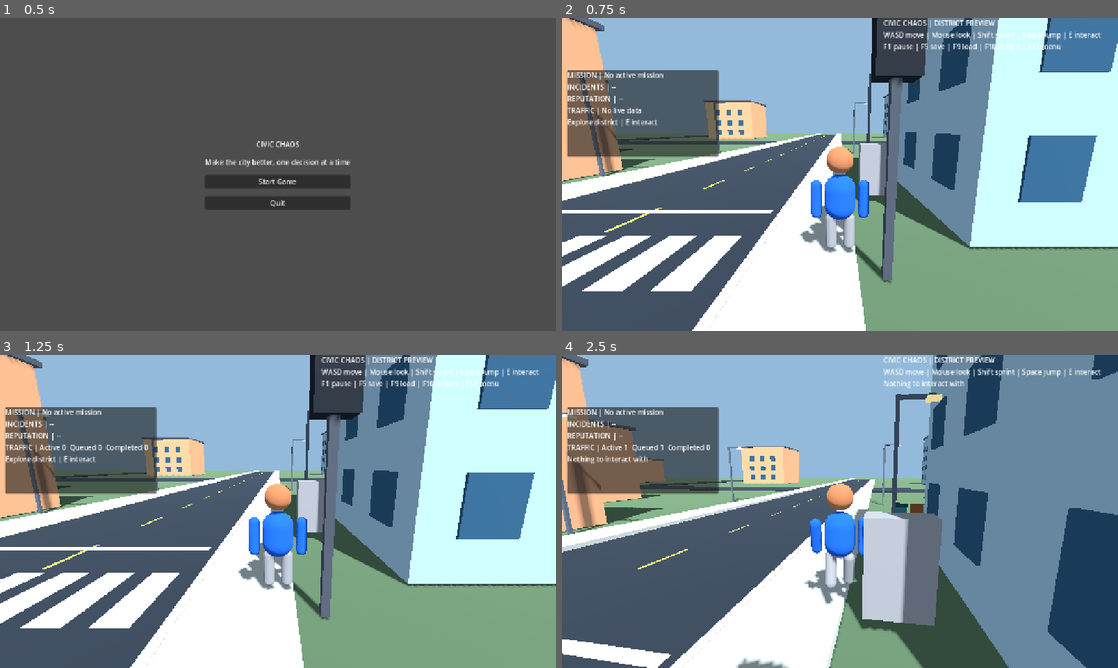
Above: before the commit, frames 1-4 (two rows, left to right).
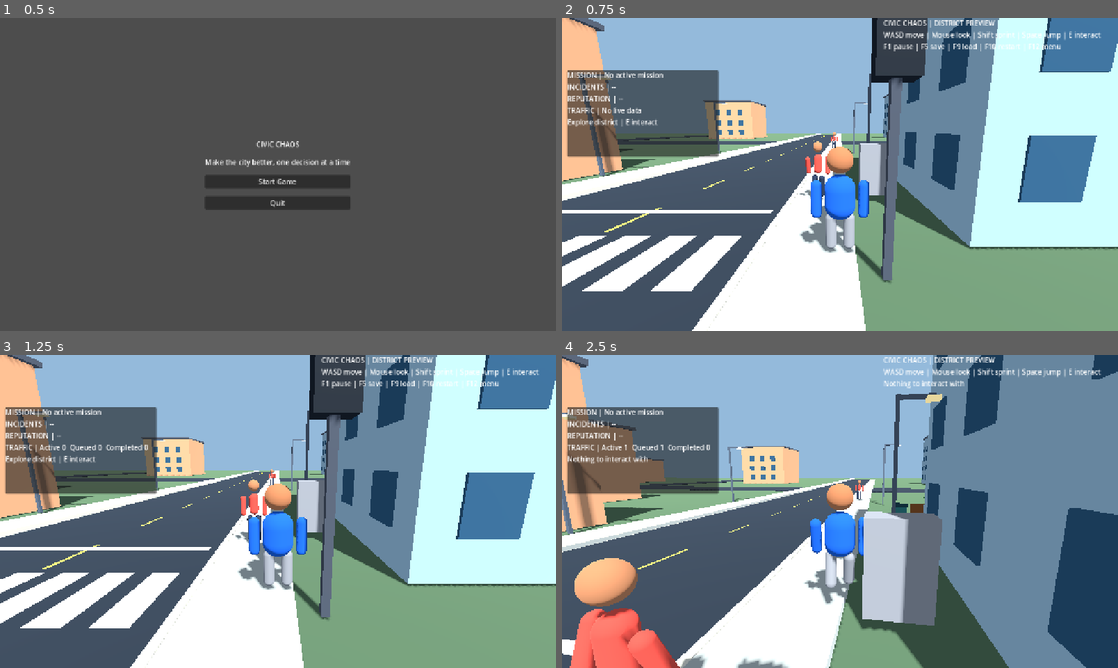
Above: after the commit, the same moments.

Repository: gauravprajapat-23/civic-chaos
Game: Godot game, scene res://scenes/core/menu.tscn
Two runs of this game, one before a commit and one after it. Both use one fixed random seed, a clock stepped at 60 frames per second and the inputs below.
Inputs (mouse positions are in pixels of both pictures, inside the frame that each line leads up to):
- Up to frame 1 (0.5 s): no input
- Up to frame 2 (0.75 s): click "Start Game" at 0.5 s
- Up to frame 3 (1.25 s): no input
- Up to frame 4 (2.5 s): tap Enter at 1.25 s; move the mouse to (867, 511) at 1.27 s; hold E (interact) 1.28-2.03 s; hold W (move_forward) from 1.28 s (still down); tap Space (jump) at 1.52, 2.27 s; move the mouse to (812, 511) at 2.02 s; tap Shift (sprint) at 2.1 s

Frame 1 is identical in both runs. In frame 2, 0.3% of the frame differs, in the area x 42-50%, y 36-59%; in frame 3, 0.4%; in frame 4, 4.3%, in the area x 1-55%, y 40-100%.

Commit message:
fix(npc): escape embedded spawns with safe local re-placement, disable stale transform sync

Diff:
--- a/scripts/npc/district_pedestrians.gd
+++ b/scripts/npc/district_pedestrians.gd
@@ -40,7 +40,7 @@
         var walker := AnimatableBody3D.new()
         walker.collision_layer = 8
         walker.collision_mask = 0 # Sensing layer only; no rigid actor-actor collision.
-        walker.sync_to_physics = true
+        walker.sync_to_physics = false # We place walkers in _physics_process; never replay a stale synced transform.
         walker.set_meta("pedestrian_index", index)
         var collider := CollisionShape3D.new()
         collider.name = "BodyCollision"
@@ -166,52 +166,87 @@
 ## When somebody is already embedded, create small local separation.
 ## A separate fallback is needed because planning from overlapping positions
 ## cannot know a legal path until the initial penetration is reduced.
-func _resolve_actor_overlap(index: int, delta: float) -> bool:
+func _resolve_actor_overlap(index: int, _delta: float) -> bool:
     var walker: Node3D = _walkers[index]["root"]
-    var danger_position: Vector3 = Vector3.ZERO
-    var nearest_distance: float = INF
-    var nearest_minimum: float = HARD_SEPARATION
+    var player: Node3D = get_parent().get_node_or_null("PlayerRoot") as Node3D
+    var closest: Vector3 = Vector3.ZERO
+    var closest_ratio: float = INF
+    if player != null:
+        var to_player: Vector3 = walker.global_position - player.global_position
+        to_player.y = 0.0
+        var player_ratio: float = to_player.length() / PLAYER_CLEARANCE
+        if player_ratio < 1.0:
+            closest_ratio = player_ratio
+            closest = to_local(player.global_position)
+    for other_index in range(_walkers.size()):
+        if other_index == index:
+            continue
+        var other: Node3D = _walkers[other_index]["root"]
+        var gap: Vector3 = walker.position - other.position
+        gap.y = 0.0
+        var ratio: float = gap.length() / HARD_SEPARATION
+        if ratio < 1.0 and ratio < closest_ratio:
+            closest_ratio = ratio
+            closest = other.position
+    if closest_ratio == INF:
+        return false
+
+    # Normal path avoidance cannot escape a fully embedded start: it rejects
+    # every intermediate point as occupied. Reserve one small, clear landing
+    # point instead, then resume regular path planning on subsequent frames.
+    var away: Vector3 = walker.position - closest
+    away.y = 0.0
+    if away.length_squared() < 0.00001:
+        var heading: float = float((index * 5 + 1) % 16) * TAU / 16.0
+        away = Vector3(cos(heading), 0.0, sin(heading))
+    away = away.normalized()
+    var heading_angle: float = atan2(away.z, away.x)
+    for radius in [1.55, 1.95, 2.4, 3.1]:
+        for direction_step in [0, 1, -1, 2, -2, 3, -3, 4]:
+            var angle: float = heading_angle + float(direction_step) * PI / 4.0
+            var candidate: Vector3 = walker.position + Vector3(cos(angle), 0.0, sin(angle)) * radius
+            if _recovery_position_is_clear(index, candidate):
+                walker.position = candidate
+                var entry: Dictionary = _walkers[index]
+                var side: int = entry["side"]
+                var circumference: float = district_extent * 1.65
+                var progress: float = fposmod(_walker_progress[index], circumference) - circumference * 0.5
+                var route_center: Vector3 = _walk_position(side, progress)
+                _sidestep_offsets[index] = clampf(
+                    (candidate - route_center).dot(_walker_right(side, float(entry["speed"]))),
+                    -SIDESTEP_DISTANCE, SIDESTEP_DISTANCE
+                )
+                _blocked_frames[index] = 0
+                return true
+    # Do not teleport into another actor or a building if every option fails.
+    return false
+
+func _recovery_position_is_clear(index: int, candidate: Vector3) -> bool:
     var player: Node3D = get_parent().get_node_or_null("PlayerRoot") as Node3D
     if player != null:
-        var player_gap := Vector2(walker.global_position.x - player.global_position.x, walker.global_position.z - player.global_position.z).length()
-        if player_gap < PLAYER_CLEARANCE:
-            nearest_distance = player_gap
-            nearest_minimum = PLAYER_CLEARANCE
-            danger_position = to_local(player.global_position)
+        var player_offset: Vector3 = to_local(player.global_position) - candidate
+        player_offset.y = 0.0
+        if player_offset.length_squared() < PLAYER_CLEARANCE * PLAYER_CLEARANCE:
+            return false
     for other_index in range(_walkers.size()):
         if other_index == index:
             continue
         var other: Node3D = _walkers[other_index]["root"]
-        var gap := Vector2(walker.position.x - other.position.x, walker.position.z - other.position.z).length()
-        if gap < HARD_SEPARATION and (nearest_distance == INF or (gap / HARD_SEPARATION) < (nearest_distance / nearest_minimum)):
-            nearest_distance = gap
-            nearest_minimum = HARD_SEPARATION
-            danger_position = other.position
-    if nearest_distance == INF:
-        return false
-    var away: Vector3 = walker.position - danger_position
-    away.y = 0.0
-    if away.length_squared() < 0.0001:
-        var angle: float = float((index * 19 + 7) % 8) * PI / 4.0
-        away = Vector3(cos(angle), 0.0, sin(angle))
-    away = away.normalized()
-    var correction: float = minf(maxf(0.08, nearest_minimum - nearest_distance + 0.05), 0.36)
-    var before: Vector3 = walker.position
-    for trial in [away, away.rotated(Vector3.UP, PI / 3.0), away.rotated(Vector3.UP, -PI / 3.0)]:
-        var destination: Vector3 = before + trial * correction
-        if _candidate_is_clear(index, before, destination, false):
-            walker.position = destination
-            var data: Dictionary = _walkers[index]
-            var side: int = data["side"]
-            var loop_length: float = district_extent * 1.65
-            var route_progress: float = fposmod(_walker_progress[index], loop_length) - loop_length * 0.5
-            var center: Vector3 = _walk_position(side, route_progress)
-            _sidestep_offsets[index] = clampf(
-                (destination - center).dot(_walker_right(side, float(data["speed"]))),
-                -2.2, 2.2
-            )
-            return true
-    return false
+        var gap: Vector3 = other.position - candidate
+        gap.y = 0.0
+        if gap.length_squared() < PERSONAL_SPACE * PERSONAL_SPACE:
+            return false
+    if _traffic_spawner != null:
+        for vehicle in _traffic_spawner.active_vehicles:
+            if not is_instance_valid(vehicle) or not vehicle.active:
+                continue
+            var gap: Vector3 = vehicle.global_position - to_global(candidate)
+            gap.y = 0.0
+            if gap.length_squared() < VEHICLE_CLEARANCE * VEHICLE_CLEARANCE:
+                return false
+    # Validate static world/car occupancy only at the recovery destination.
+    # Never apply the normal path sweep to a point already inside an actor.
+    return not _swept_path_blocked(index, candidate, candidate, true)
 
 ## People have right-of-way over an NPC's route. Approach is sensed before
 ## they touch; a pedestrian moves sideways instead of physically pushing the
--- a/tests/pedestrian_spawn_separation_test.gd
+++ b/tests/pedestrian_spawn_separation_test.gd
@@ -52,7 +52,7 @@
     var difference: Vector3 = a.position - b.position
     difference.y = 0.0
     if difference.length() < MIN_SPACING:
-        _fail("overlapped NPCs failed to recover personal space")
+        _fail("overlapped NPCs failed to recover personal space (a=%s, b=%s, gap=%.3f, blocked=%s)" % [str(a.position), str(b.position), difference.length(), str(walkers._blocked_frames)])
         return
     # Explicitly reproduce the screenshot: player and NPC share one position.
     # No hard character collision is allowed to trap them together.
